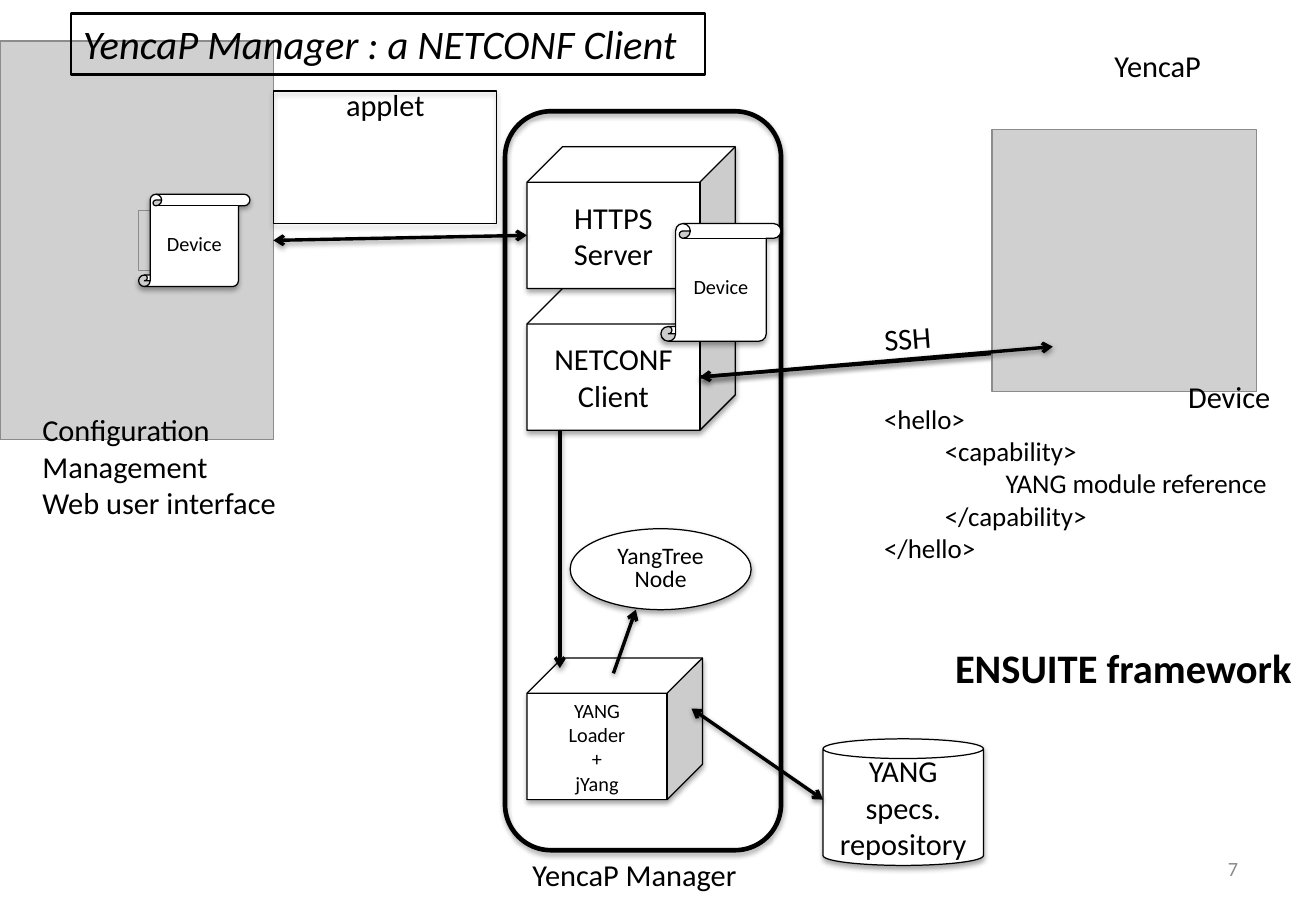
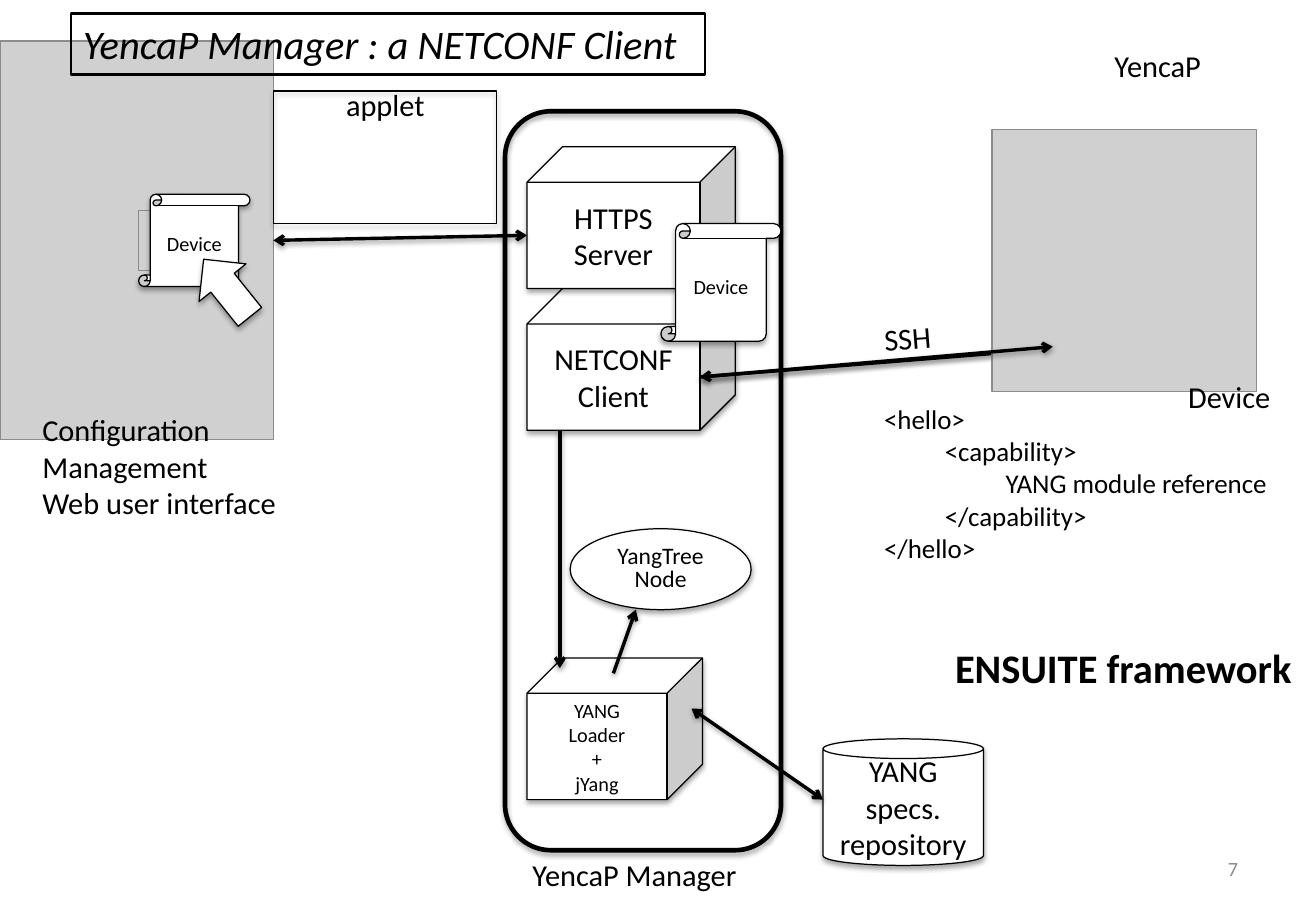
Before and after one commit to AaronNGray/jYang, a slide deck: slide 7 of yang-manager/reports/YangArchiAnimatedCameraReady2.pptx. Drawn at 1316x911 pixels with LibreOffice and Linux fonts; fonts in the diff are those of the drawing; grey boxes stand for pictures. Boxes give left, top, right and bottom in pixels: in the first picture for what was removed or moved away, otherwise in the second. Text is boxed around its words. In the diff, an @@ line names an element or a change of style, - is before the commit and + after.

```diff
--- a/yang-manager/reports/YangArchiAnimatedCameraReady2.pptx
+++ b/yang-manager/reports/YangArchiAnimatedCameraReady2.pptx
@@ right arrow added at [180, 240, 273, 335], fill #FFFFFF, outline #000000 0.75 pt @@
```
Also in this commit, not shown: 1 other slide changed.
